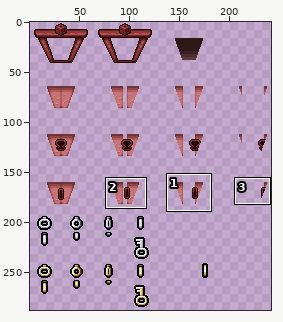
Sprite sheet -- resources/gfx/grid/00_rd_diceroom.png. The picture above shows the old version from afar; the outline marks the close-up.
Close-up. Old version:
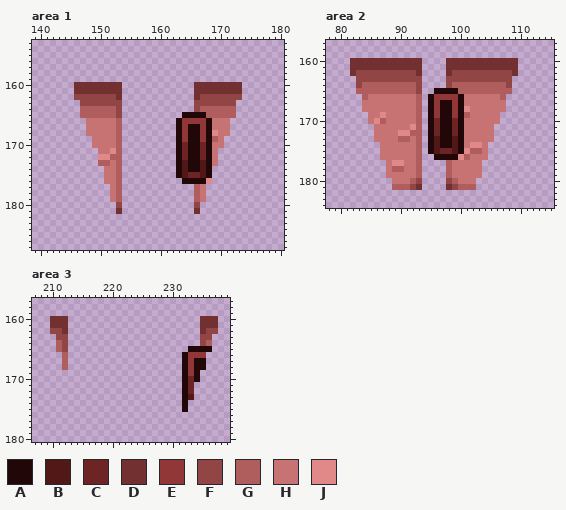
The file is 256x288 pixels. Colours within 5 levels of each other are drawn and written as one. Shown: area 1: x 139..180, y 153..187; area 2: x 78..115, y 157..184; area 3: x 207..239, y 157..180. The wide view leaves out empty margins. The commit also changed other parts of the picture, which this record leaves out.
Palette (. is transparent): A #210707  B #521818  C #6d2424  D #733030  E #923737  F #924545  G #b05d5d  H #c87373  J #e18989
And afterwards:
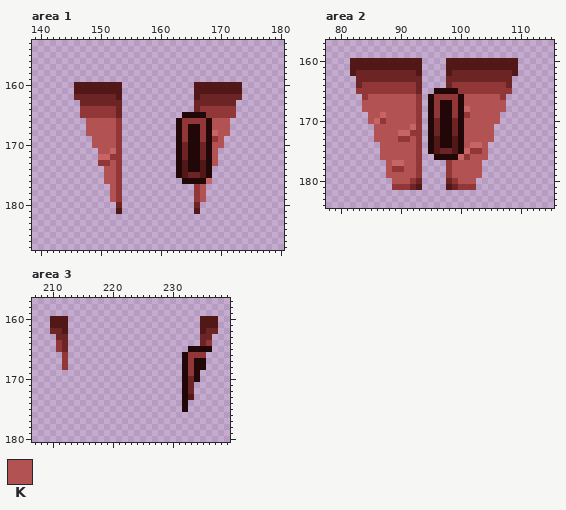
Colours new in this view: K #b25252
Change:
colour J: #e18989 -> #c76565
Changed rows in their new state; - is a pixel that keeps its letter.
Area 1:
first column x 146:
160 BBBBBBBB------------BBBBBBBB
161 BBBBBBBB------------BBBBBBBB
162 CCCCCCCB------------BCCCCCCC
163 -CCCCCCC------------CCCCCCC-
164 -EEEEEEC------------CEEEEEE-
165 -EEEEEEC--------------EEEEE-
166 --KKKKKE---------------KKK--
167 --KKKKKE---------------KKK--
168 --KKKKKE----------------KK--
169 ---KKKKE---------------EK---
170 ---KKKKE---------------KK---
171 ----KK-E---------------K----
172 ------EE---------------K----
173 ----EEKE---------------K----
174 -----KKE--------------------
175 -----KKE--------------------
176 -----KKE--------------------
177 ------KE------------EK------
178 ------KE------------EK------
179 ------KE------------EK------
180 -------C------------C-------
181 -------B------------B-------
Area 2:
first column x 82:
160 BBBBBBBBBBBB----BBBBBBBBBBBB
161 BBBBBBBBBBBB----BBBBBBBBBBBB
162 BCCCCCCCCCCB----BCCCCCCCCCCB
163 -CCCCCCCCCCC----CCCCCCCCCCC-
164 -CEEEEEEEEEC----CEEEEEEEEEC-
165 -EEEEEEEEEEC------EEEEEEEEE-
166 --EKKKKKKKKE-------KKKKKKE--
167 --KKKKKKKKKE-------KKKKKKK--
168 --KKKKKKKKKE--------KKKKKK--
169 ---KK-KKKKKE-------EKKKKK---
170 ---K-EKKKKKE-------KKKKKK---
171 ----KKKKKK-E-------KKKKK----
172 ----KKKK--EE-------KKKKK----
173 ----KKKKEEKE-------KKKKK----
174 -----KKKKKKE-------K--K-----
175 -----KKKKKKE--------EEK-----
176 -----KKKKKKE-------EKKK-----
177 ------K--KKE----EKKKKK------
178 ------KEEKKE----EKKKKK------
179 ------KKKKKE----EKKKKK------
180 -------KKKEC----CEKKK-------
181 -------EEECB----BCEEE-------
Area 3:
first column x 210:
160 BBB----------------------BBB
161 BBB----------------------BBB
162 CCB----------------------BCC
163 -CC----------------------CC-
164 -EC----------------------CE-
165 -EC-------------------------
166 --E-------------------------
167 --E-------------------------
168 --E-------------------------
Changed places in both close-ups, as pixel boxes (x1, y1, x2, y2):
changed: (74, 82, 122, 214)
changed: (194, 82, 242, 214)
changed: (350, 58, 518, 190)
changed: (50, 316, 68, 370)
changed: (200, 316, 218, 346)
